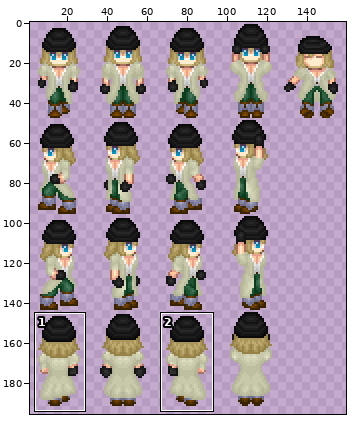
File history of a sprite sheet, img/characters/MV_FF13_Snow.png. The first picture is a wide view before the edit; the outline marks the close-up.
Close-up. First the earlier version:
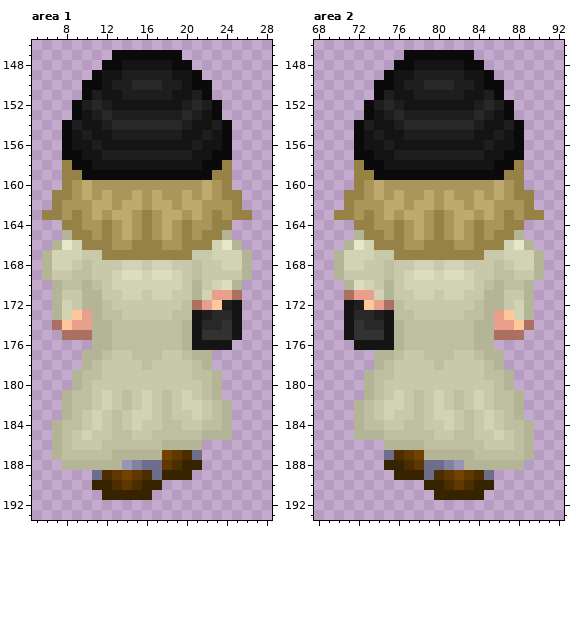
The file is 384x384 pixels. Shown: area 1: x 5..28, y 146..193; area 2: x 68..92, y 146..193. The wide view leaves out empty margins. The commit also changed other parts of the picture, which this record leaves out.
After the commit:
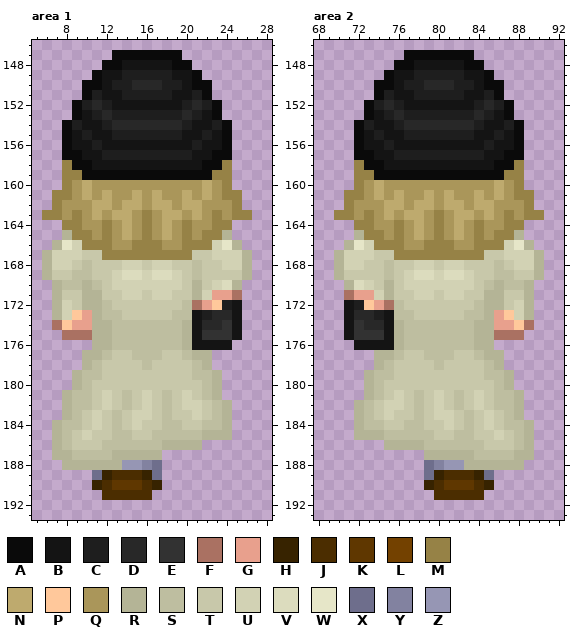
Palette (. is transparent): A #0a0a0a  B #141414  C #1e1e1e  D #282828  E #323232  F #aa7162  G #e8a08d  H #372300  J #4b2d00  K #5f3700  L #734100  M #968246  N #beaa6e  P #ffc89b  Q #aa965a  R #b4b496  S #bebea0  T #c8c8aa  U #d2d2b4  V #dcdcbe  W #e6e6c8  X #6e6e8c  Y #8282a0  Z #9696b4
From old to new:
Area 1:
y 187: x 8 S -> R; x 18..21 LKJX -> ....
y 188: x 15..16 YX -> ZY; x 18..21 KJHH -> ....
y 189: x 12..16 JKLKJ -> HJJJH; x 18..20 HHH -> ...
y 190: x 12..13 HJ -> JK; x 15..16 JH -> KJ
y 191: x 12..16 HHHHH -> JJJJJ
Area 2:
y 187: x 75..78 XJKL -> ....; x 88 S -> R
y 188: x 75..78 HHJK -> ....; x 80..81 XY -> YZ
y 189: x 76..78 HHH -> ...; x 80..84 JKLKJ -> HJJJH
y 190: x 80..81 HJ -> JK; x 83..84 JH -> KJ
y 191: x 80..84 HHHHH -> JJJJJ
Where, in picture pixels (left, top, right, bottom), the same in both close-ups:
changed: (62, 450, 202, 500)
changed: (384, 450, 524, 500)
